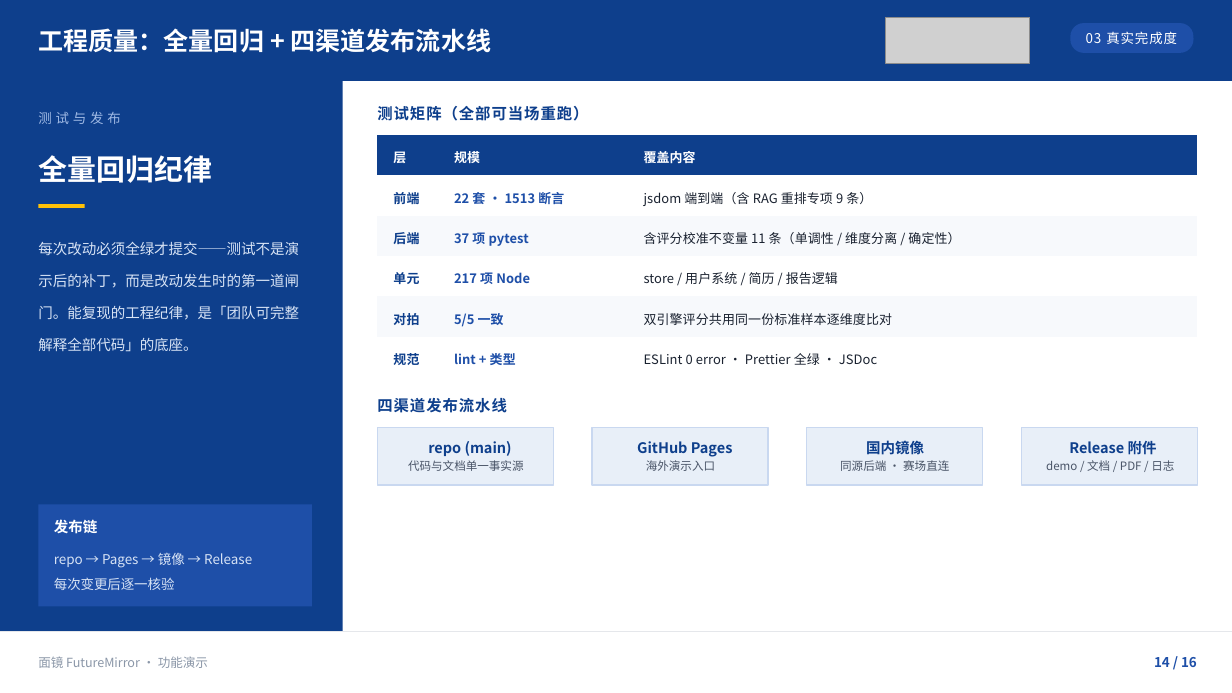
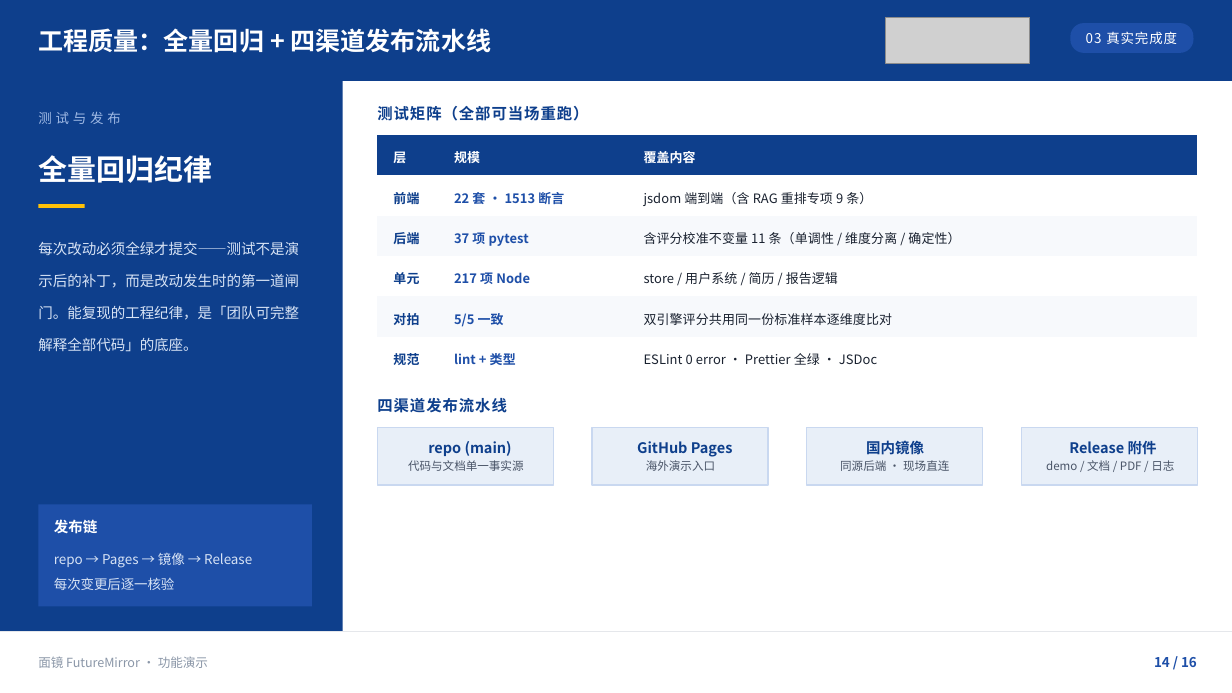
Before and after one commit to Penguin-Zhou/FutureMirror, a slide deck: slide 14 of docs/FutureMirror.Deck.pptx. Drawn at 1232x693 pixels with LibreOffice and Linux fonts; fonts in the diff are those of the drawing; grey boxes stand for pictures; background and template pictures are left out. Boxes give left, top, right and bottom in pixels: in the first picture for what was removed or moved away, otherwise in the second. Text is boxed around its words. In the diff, an @@ line names an element or a change of style, - is before the commit and + after.

```diff
--- a/docs/FutureMirror.Deck.pptx
+++ b/docs/FutureMirror.Deck.pptx
@@ text at (x1=840, y1=460, x2=949, y2=471): text changed @@
-同源后端 · 赛场直连
+同源后端 · 现场直连
```
Also in this commit, not shown: 4 other slides changed.
